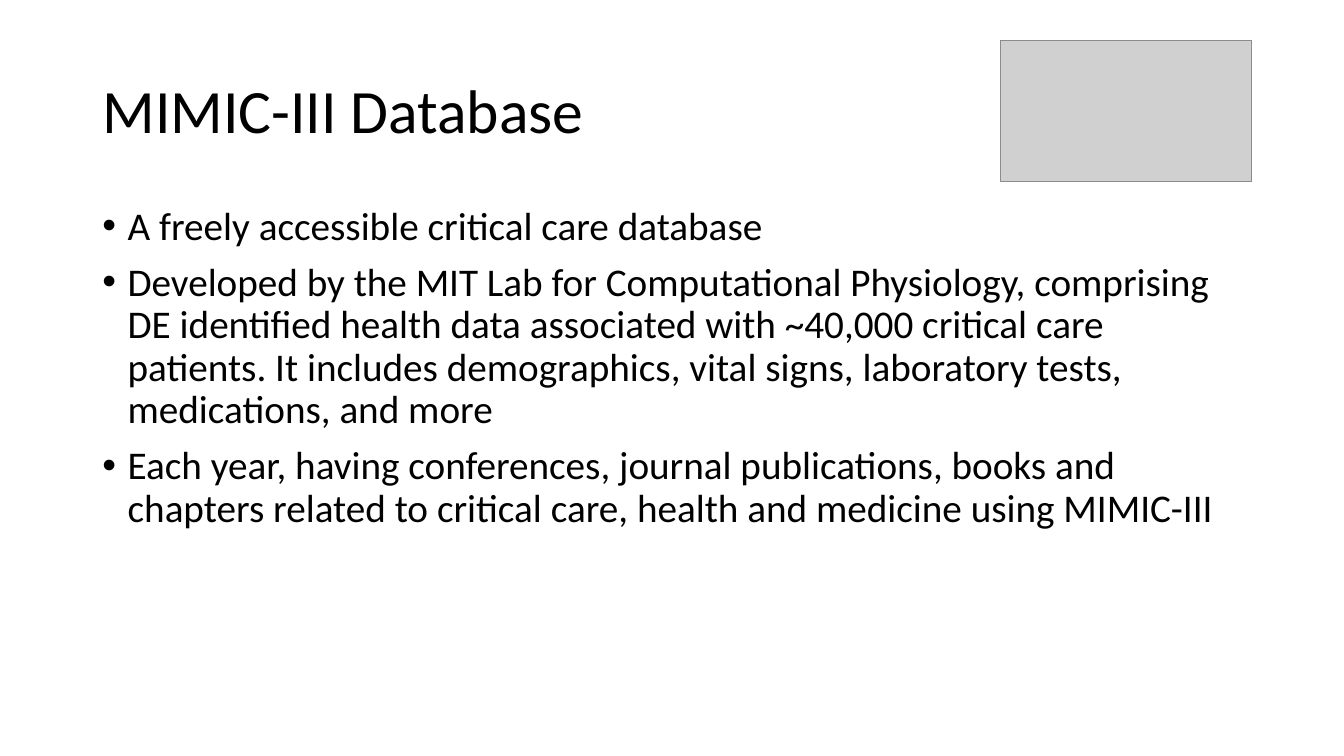
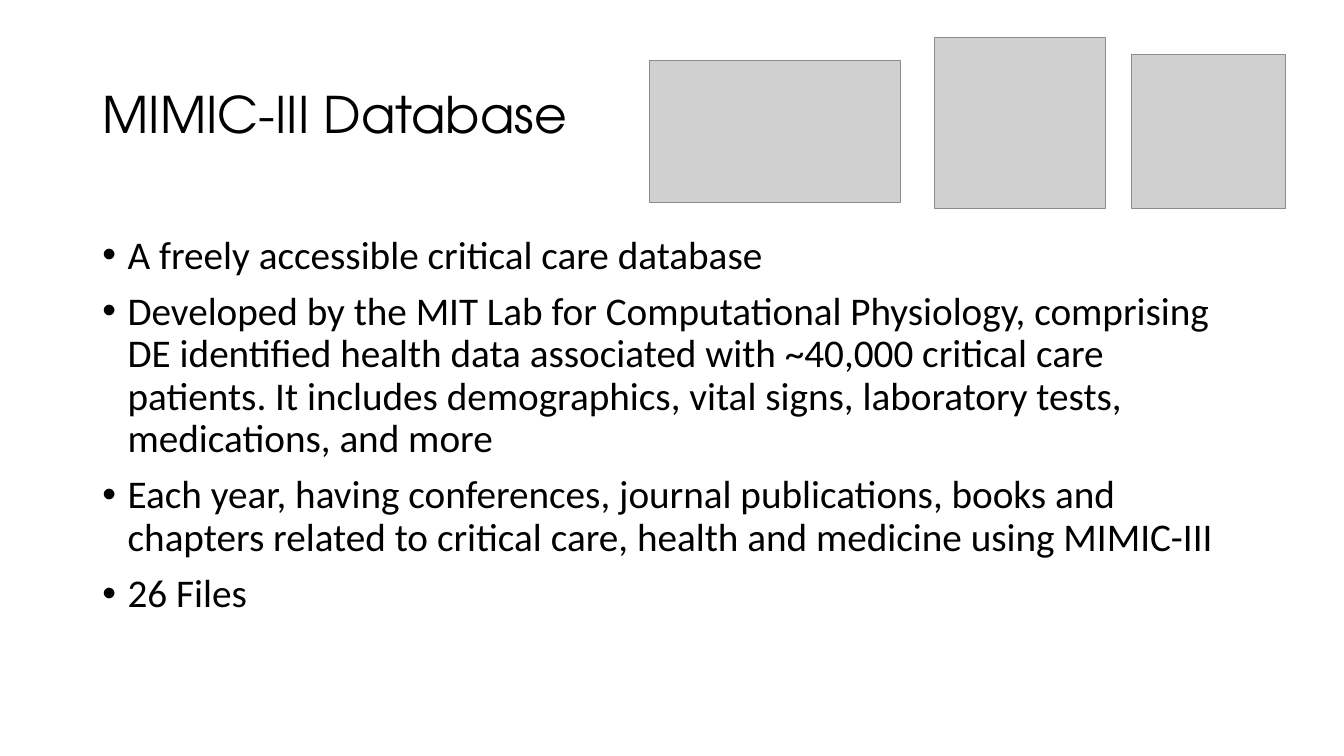
Before and after one commit to fmqbl/Predicting-Post-Procedural-Complications-Using-MIMICIII, a slide deck: slide 10 of ClinicalOutcomes.pptx. Drawn at 1344x756 pixels with LibreOffice and Linux fonts; fonts in the diff are those of the drawing; grey boxes stand for pictures. Boxes give left, top, right and bottom in pixels: in the first picture for what was removed or moved away, otherwise in the second. Text is boxed around its words. In the diff, an @@ line names an element or a change of style, - is before the commit and + after.

```diff
--- a/ClinicalOutcomes.pptx
+++ b/ClinicalOutcomes.pptx
@@ title "MIMIC-III Database" at (x1=102, y1=95, x2=567, y2=134): size 44 to 36 pt, font Calibri to TeX Gyre Adventor @@
@@ picture added at (x1=935, y1=37, x2=1106, y2=209) @@
@@ picture added at (x1=1132, y1=54, x2=1287, y2=209) @@
@@ picture moved from (x1=1001, y1=40, x2=1252, y2=182) to (x1=650, y1=60, x2=901, y2=203) @@
@@ text "A freely accessible critical care ..." moved from (x1=128, y1=212, x2=1212, y2=529) to (x1=128, y1=241, x2=1212, y2=608) @@
@@ text at (x1=128, y1=579, x2=247, y2=608): paragraph added @@
+• 26 Files
```
Also in this commit, not shown: 5 other slides changed, 19 slides added, 14 slides removed, 1 other file.
